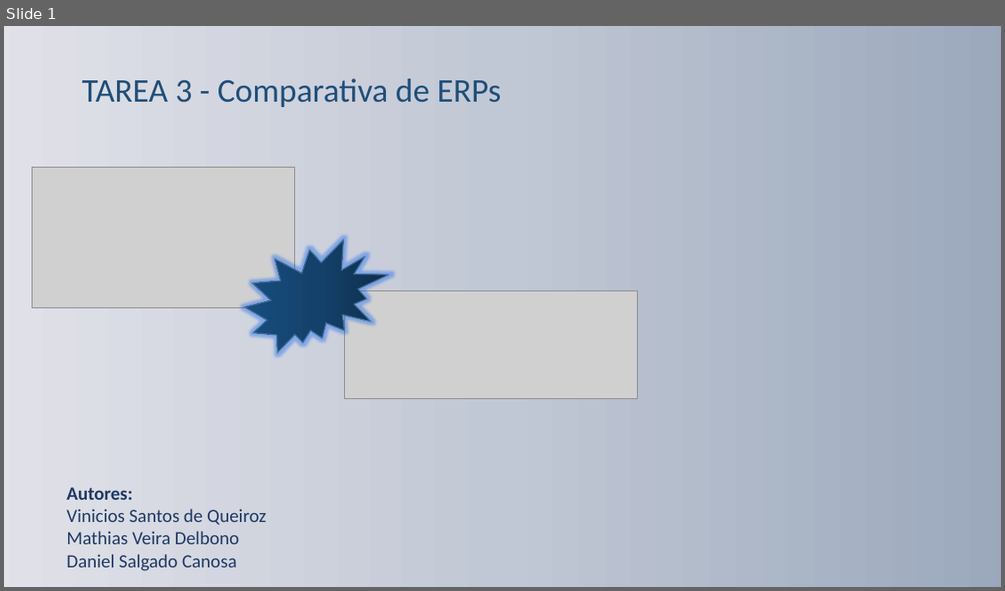
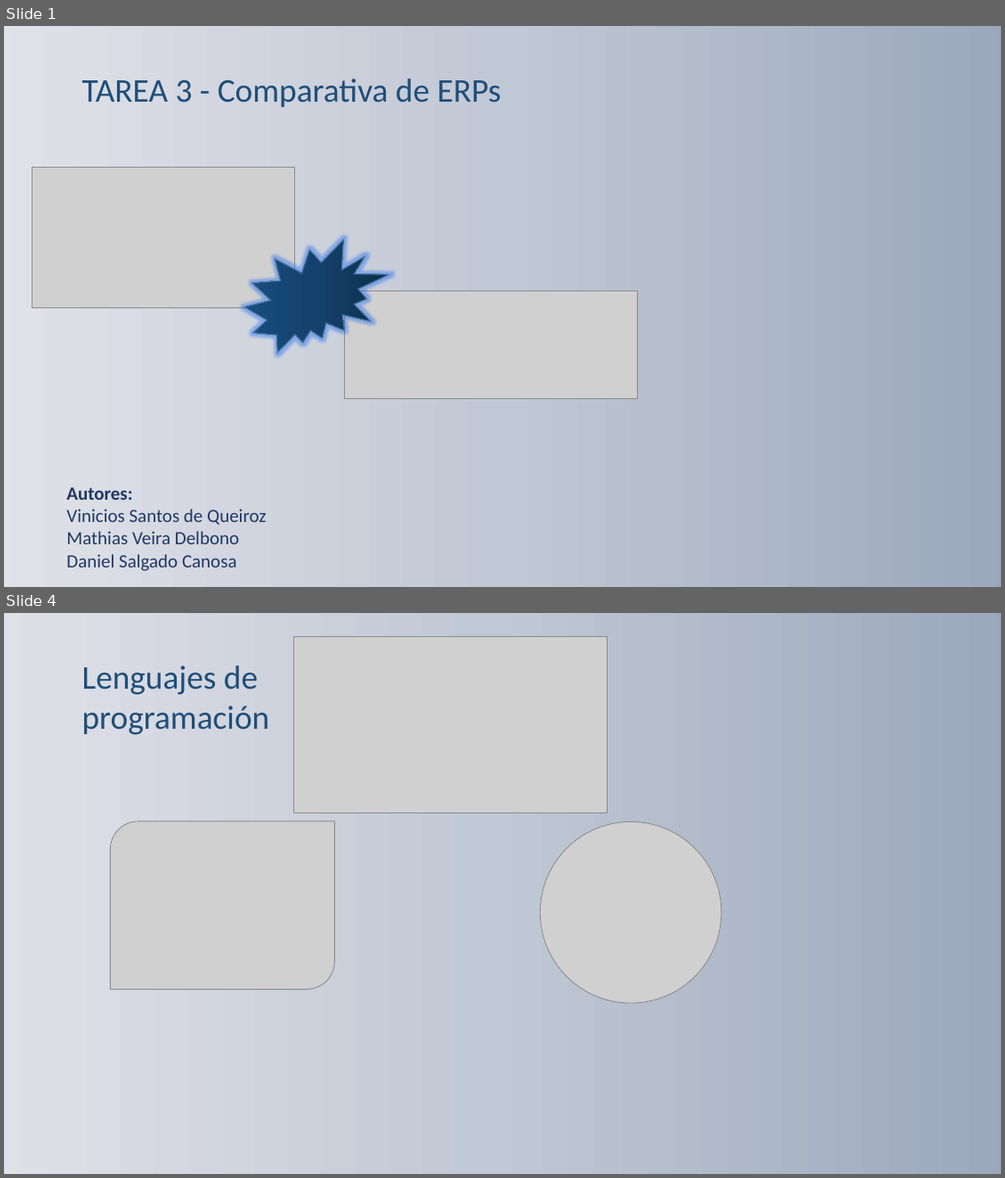
Before and after one commit to Caanosa/DanielSalgadoAN, a slide deck: Sistemas de gestión empresarial/PresentaciónERP.pptx. Shown one above the other, each under a label of ours: slide 1 before the commit, slides 1 and 4 after it; the slides between them are not shown. The pictures are 1005x591 and 1005x1178 pixels, drawn with LibreOffice and Linux fonts; fonts in the diff are those of the drawing; grey boxes stand for pictures; background and template pictures are left out. Boxes give left, top, right and bottom in pixels: in the first picture for what was removed or moved away, otherwise in the second. Text is boxed around its words. In the diff, an @@ line names an element or a change of style, - is before the commit and + after.

Commit message:
presentacion

```diff
--- a/Sistemas de gestión empresarial/PresentaciónERP.pptx
+++ b/Sistemas de gestión empresarial/PresentaciónERP.pptx
@@ slide 4 added at bbox=[4, 613, 1001, 1174], background #FFFFFF @@
@@ rectangle added at bbox=[4, 613, 1001, 1174], fill gradient #9AA6BC to #C3C9D5 to #E2E4EA, outline #BDD7EE 1 pt @@
@@ picture added at bbox=[293, 636, 607, 812] @@
@@ text added at bbox=[82, 666, 270, 735], 32 pt, text #1F4E79 @@
+Lenguajes de programación
@@ picture added at bbox=[110, 821, 334, 989] @@
@@ picture added at bbox=[540, 821, 721, 1003] @@
```
Also in this commit, not shown: 1 slide changed, 3 other slides added, 3 slides removed, 1 other file.
